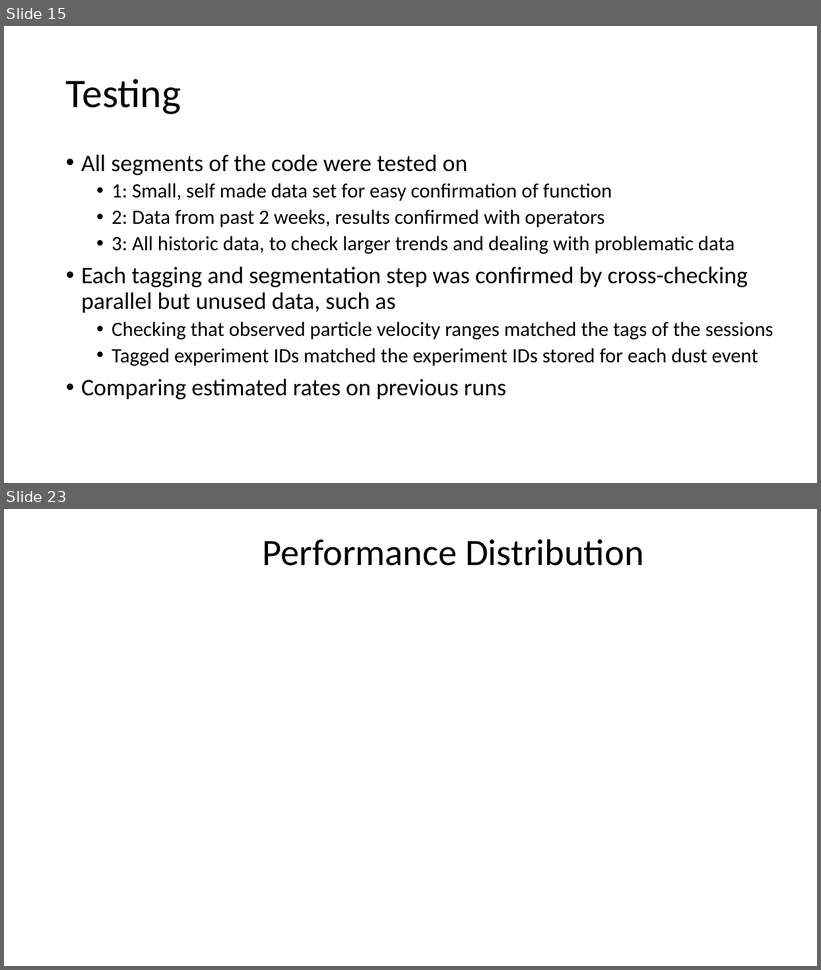
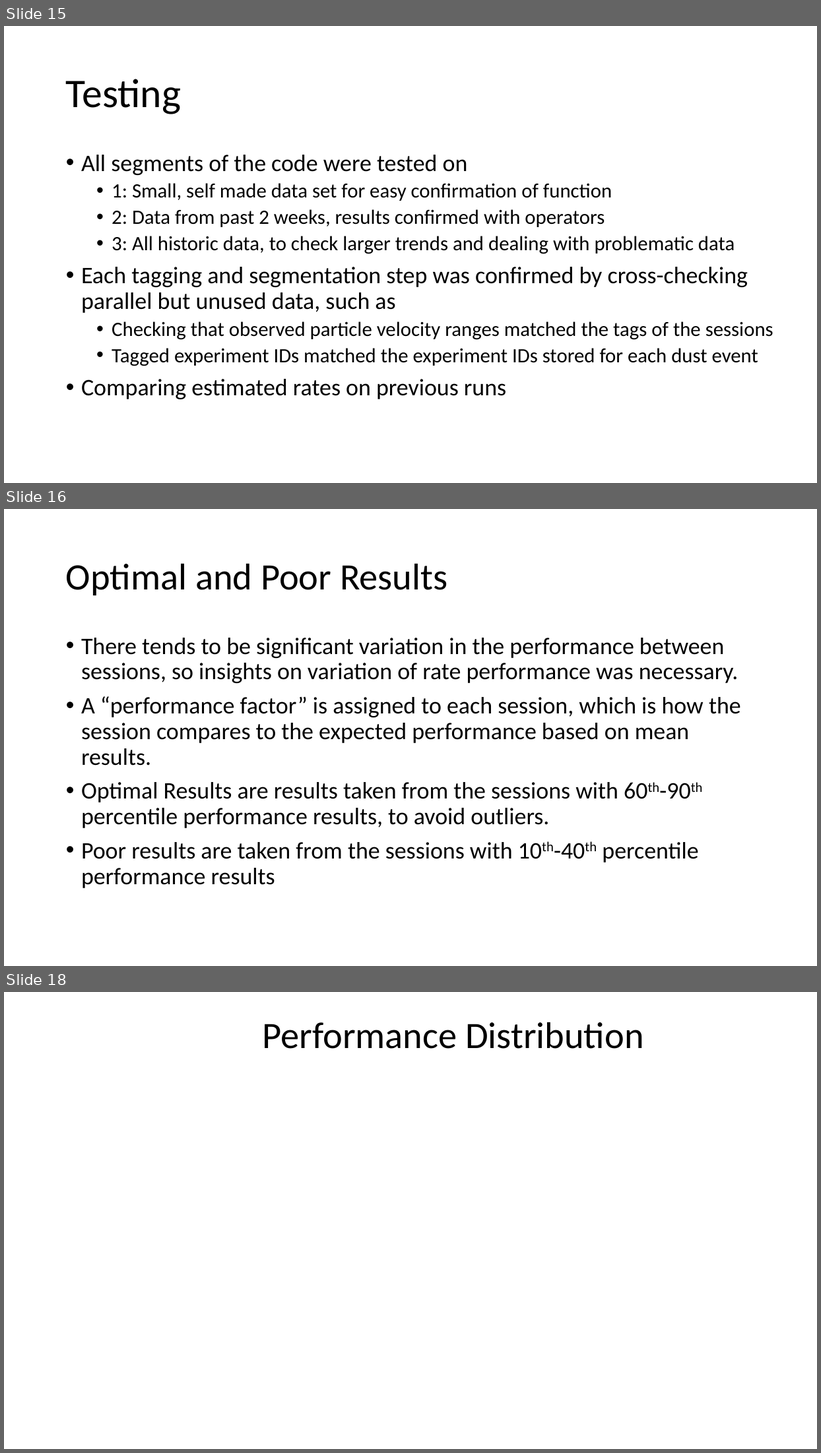
Before and after one commit to nathan-m-schneider-22/Dust-Accelerator-Database-Analysis, a slide deck: Dust_Data_Project.pptx. Shown one above the other, each under a label of ours: slides 15 and 23 before the commit, slides 15, 16 and 18 after it; the slides between them are not shown. The pictures are 821x970 and 821x1453 pixels, drawn with LibreOffice and Linux fonts; fonts in the diff are those of the drawing; background and template pictures are left out. Boxes give left, top, right and bottom in pixels: in the first picture for what was removed or moved away, otherwise in the second. Text is boxed around its words. In the diff, an @@ line names an element or a change of style, - is before the commit and + after.

```diff
--- a/Dust_Data_Project.pptx
+++ b/Dust_Data_Project.pptx
@@ slide 16 added at (x1=4, y1=509, x2=817, y2=966), background #FFFFFF @@
@@ title added at (x1=66, y1=563, x2=448, y2=595), 44 pt, text #000000 @@
+Optimal and Poor Results
@@ text added at (x1=81, y1=638, x2=741, y2=889), 28 pt, text #000000 @@
+• There tends to be significant variation in the performance between sessions, so insights on variation of rate performance was necessary.
+• A “performance factor” is assigned to each session, which is how the session compares to the expected performance based on mean results.
+• Optimal Results are results taken from the sessions with 60th-90th percentile performance results, to avoid outliers.
+• Poor results are taken from the sessions with 10th-40th percentile performance results
@@ what was slide 23 is now slide 18 @@
```
Also in this commit, not shown: 7 slides changed, 8 other slides added, 11 slides removed, 14 other files.
